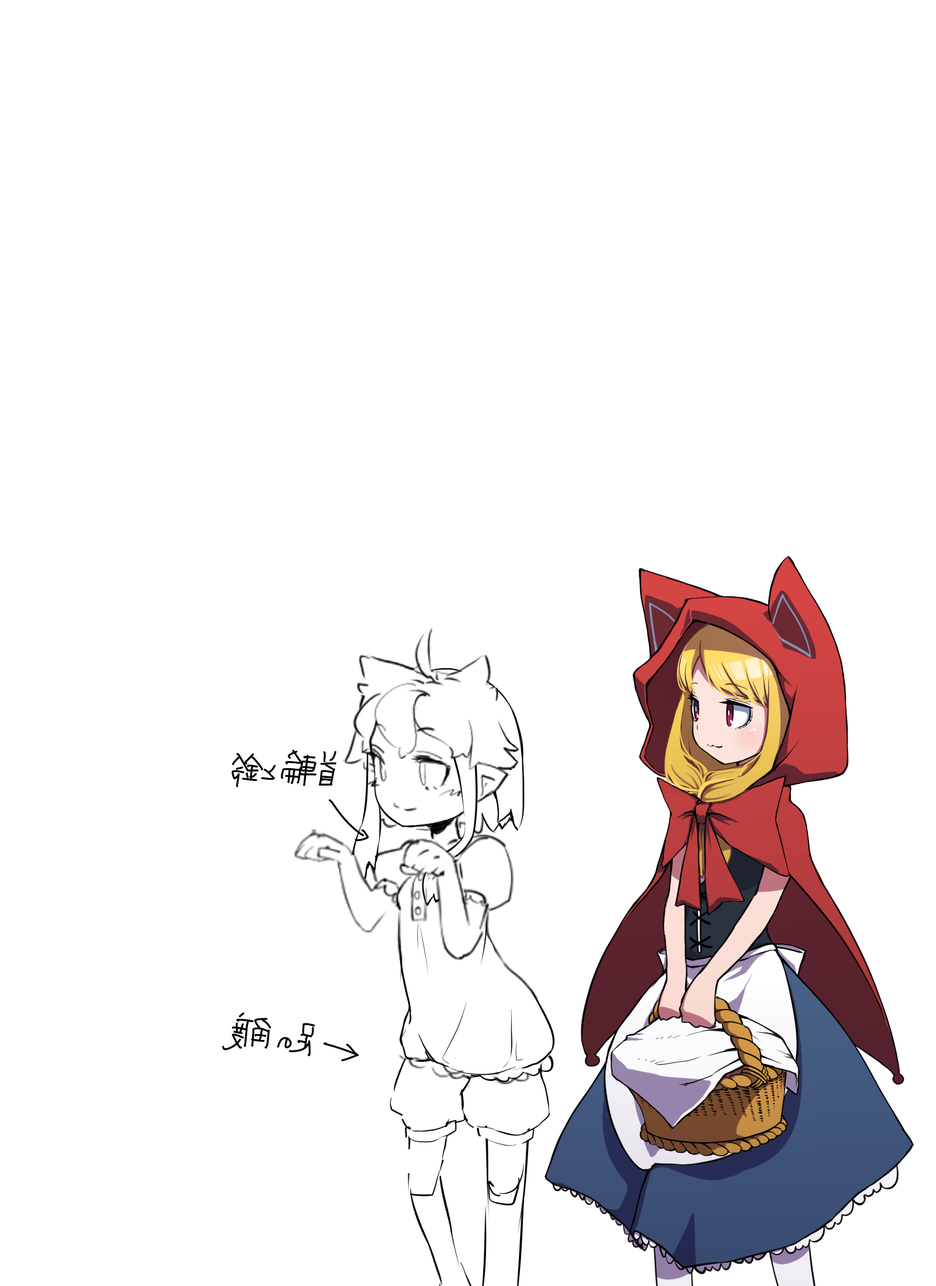
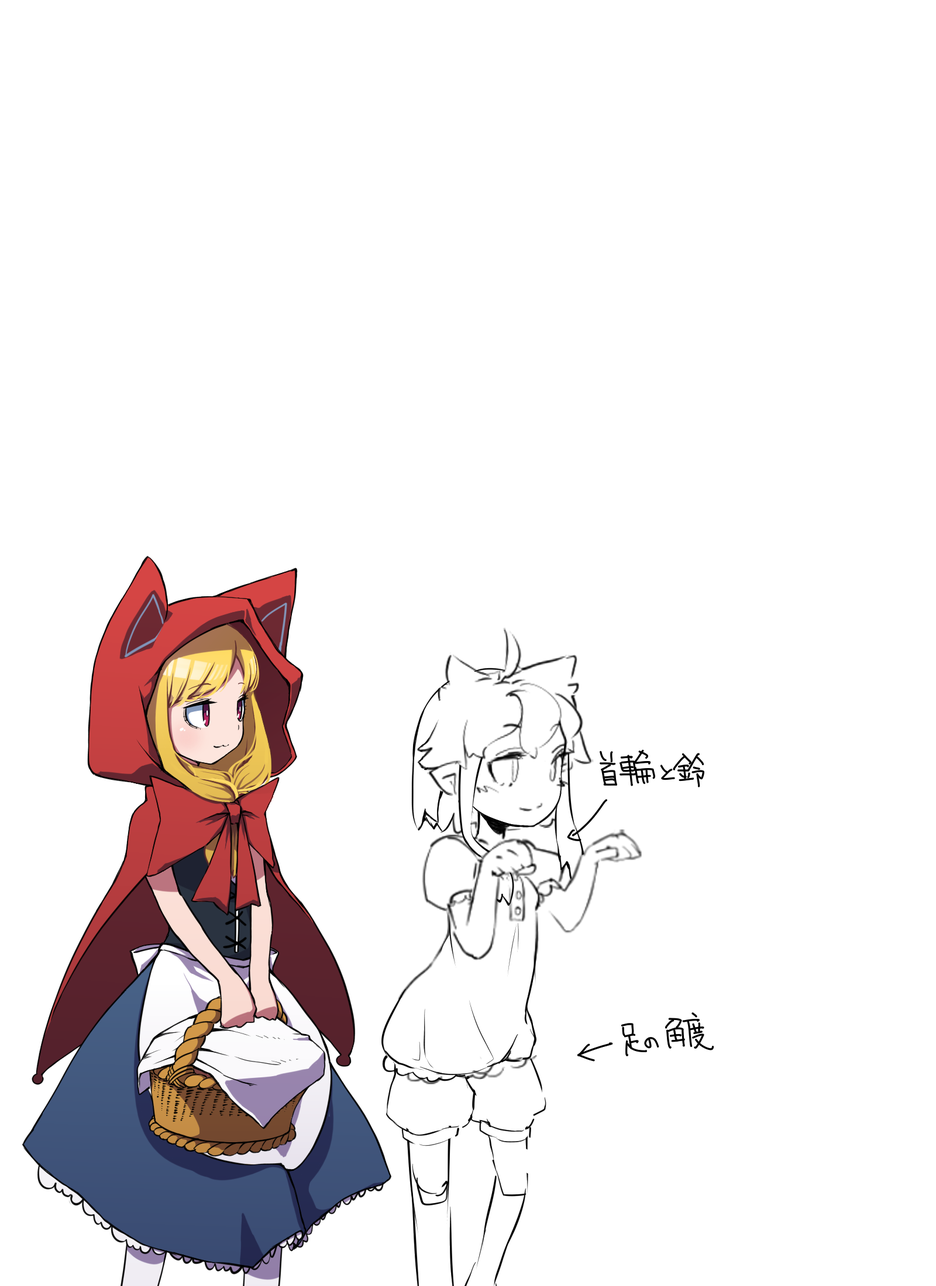
Comparing the layer stacks of the two 936 x 1286 images. Changes:
painted on "メモ" over [201, 715, 763, 1090]
painted on "Layer 34" (1st of 2, in "下書き") over [201, 827, 763, 1286]
painted on "Layer 20" over [374, 935, 674, 1286]
removed layer "Layer 24" from group "頭" over [336, 748, 599, 936]
removed layer "Layer 26" from group "頭" over [411, 636, 524, 786]
painted on "Layer 33" (1st of 2, in "下書き" › "頭") over [309, 627, 610, 944]
painted on "Layer 32" (1st of 2, in "下書き" › "頭") over [353, 679, 579, 867]
painted on "等身基準" over [22, 555, 914, 1286]
